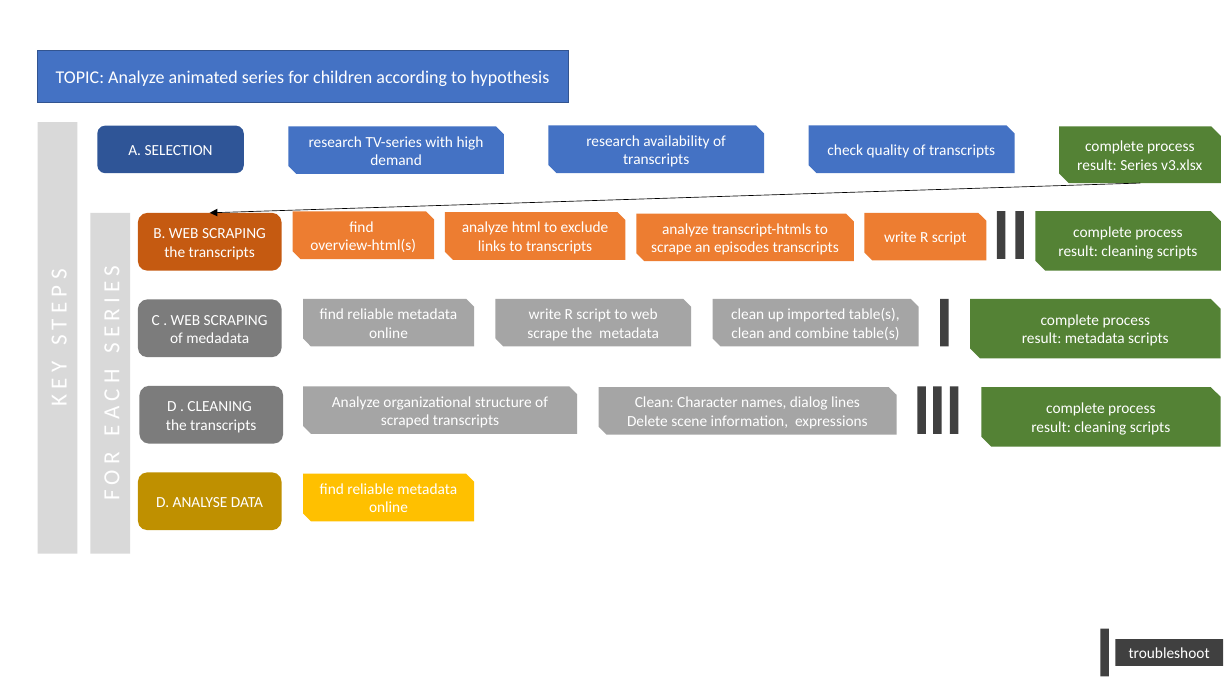
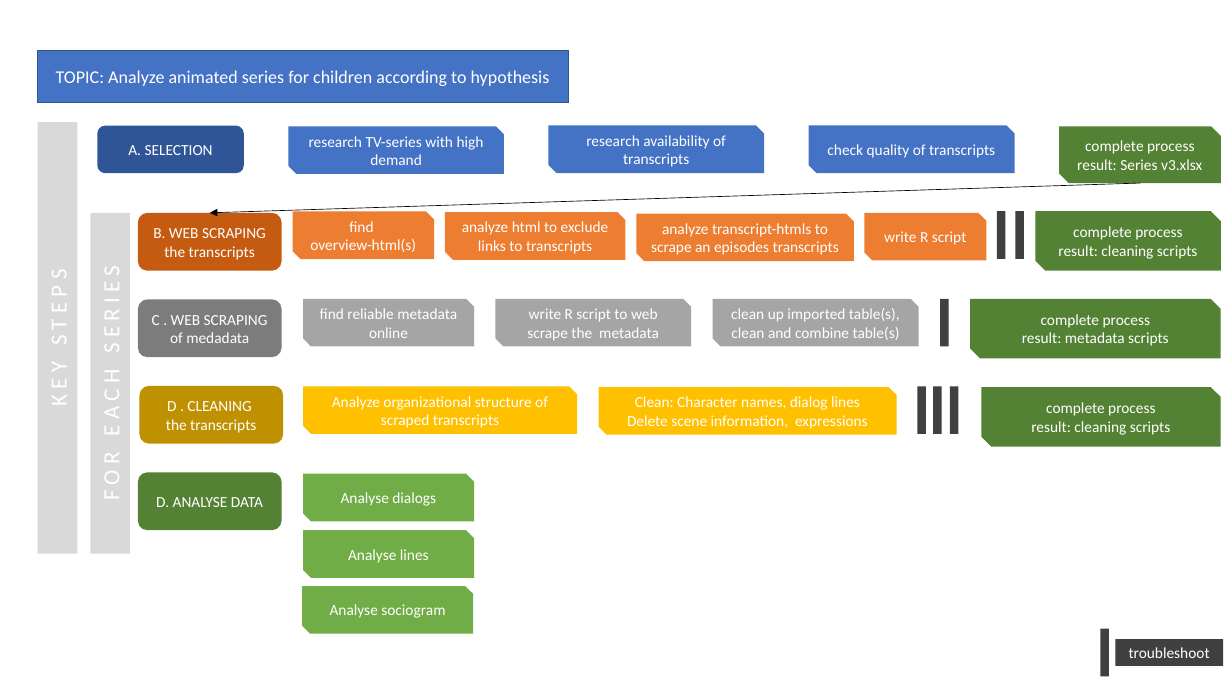
Before and after one commit to LauraGroettrup/transcript_analysis, a slide deck: slide 1 of pipe diagram.pptx. Drawn at 1232x693 pixels with LibreOffice and Linux fonts; fonts in the diff are those of the drawing. Boxes give left, top, right and bottom in pixels: in the first picture for what was removed or moved away, otherwise in the second. Text is boxed around its words. In the diff, an @@ line names an element or a change of style, - is before the commit and + after.

Commit message:
character gender, cleaning update

```diff
--- a/pipe diagram.pptx
+++ b/pipe diagram.pptx
@@ rounded rectangle "D . CLEANING" at [140,386,284,445]: fill #7C7C7C to #BF9000 @@
@@ snip diag rect "Analyze organizational structure of scraped ..." at [303,386,578,434]: fill #A5A5A5 to #FFC000 @@
@@ snip diag rect "Clean: Character names, dialog lines" at [599,387,897,435]: fill #A5A5A5 to #FFC000 @@
@@ rounded rectangle "D. ANALYSE DATA" at [138,472,282,531]: fill #BF9000 to #548235 @@
@@ snip diag rect "Analyse dialogs" at [303,474,474,522]: fill #FFC000 to #70AD47 @@
@@ text in snip diag rect at [341,492,436,506]: text changed @@
-find reliable metadata online
+Analyse dialogs
@@ snip diag rect added at [303,531,474,579], fill #70AD47, 12 pt, text #FFFFFF @@
+Analyse lines
@@ snip diag rect added at [302,586,473,634], fill #70AD47, 12 pt, text #FFFFFF @@
+Analyse sociogram
```
Also in this commit, not shown: 40 other files.
